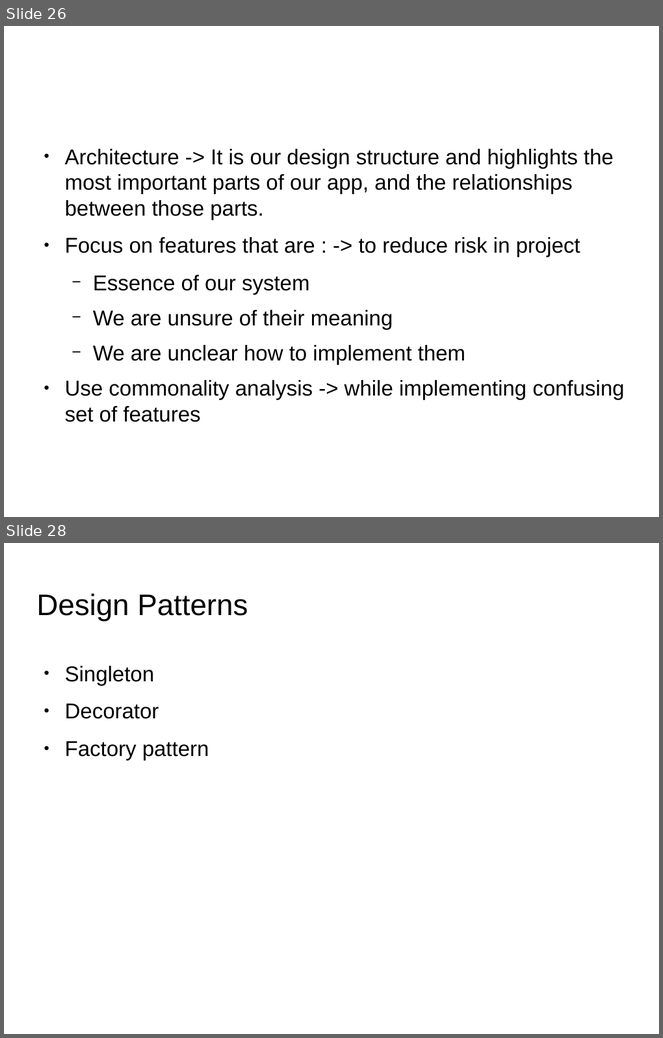
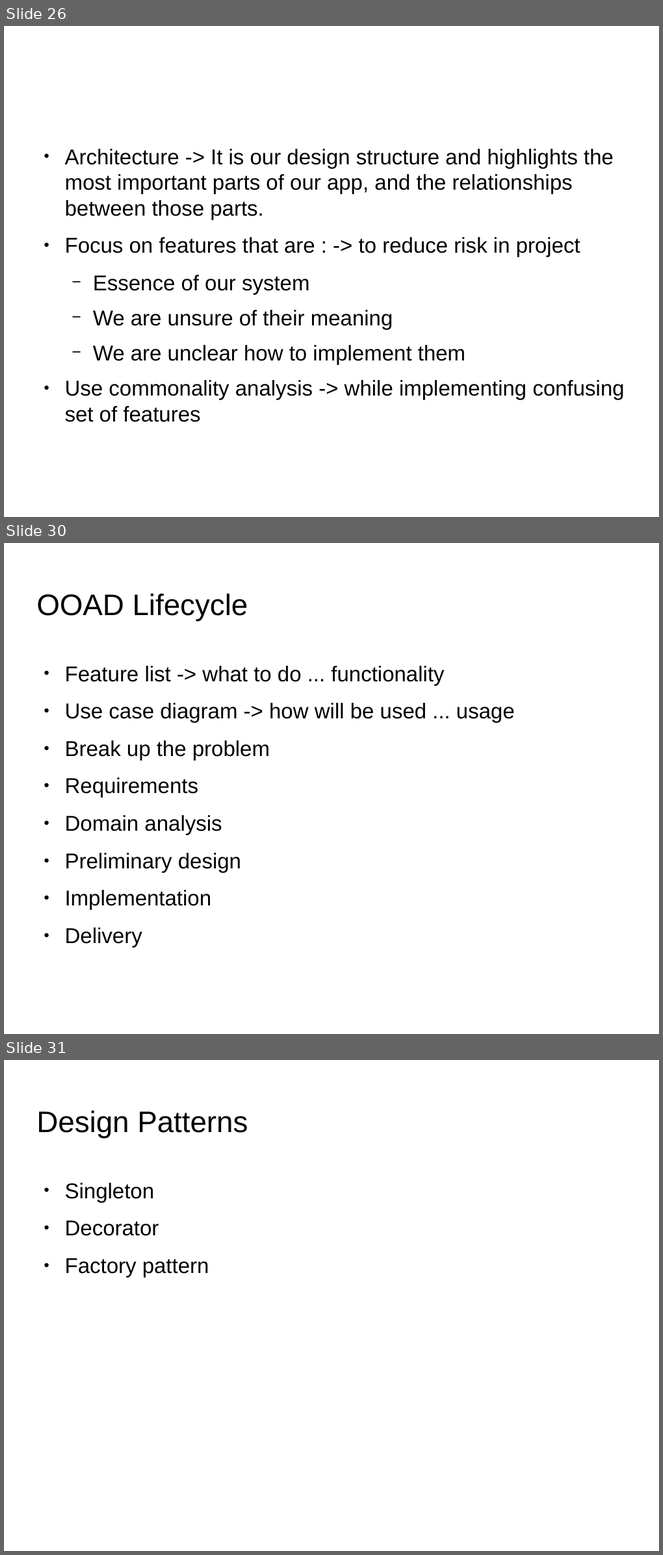
Before and after one commit to shikha-desai/Internship_PreWork, a slide deck: OOP/OOP_Concepts.odp. Shown one above the other, each under a label of ours: slides 26 and 28 before the commit, slides 26, 30 and 31 after it; the slides between them are not shown. The pictures are 663x1038 and 663x1555 pixels, drawn with LibreOffice and Linux fonts; fonts in the diff are those of the drawing; background and template pictures are left out. Boxes give left, top, right and bottom in pixels: in the first picture for what was removed or moved away, otherwise in the second. Text is boxed around its words. In the diff, an @@ line names an element or a change of style, - is before the commit and + after.

Commit message:
ch8,9 of ooad book updated

```diff
--- a/OOP/OOP_Concepts.odp
+++ b/OOP/OOP_Concepts.odp
@@ slide 30 added at [4, 543, 659, 1034], background picture (left out) @@
@@ title added at [36, 594, 248, 622], 36 pt, text #000000 @@
+OOAD Lifecycle
@@ text added at [65, 666, 515, 947], 26 pt, text #000000 @@
+● Feature list -> what to do ... functionality
+● Use case diagram -> how will be used ... usage
+● Break up the problem
+● Requirements
+● Domain analysis
+● Preliminary design
+● Implementation
+● Delivery
@@ what was slide 28 is now slide 31 @@
```
Also in this commit, not shown: 2 slides changed, 2 other slides added, 2 other files.
